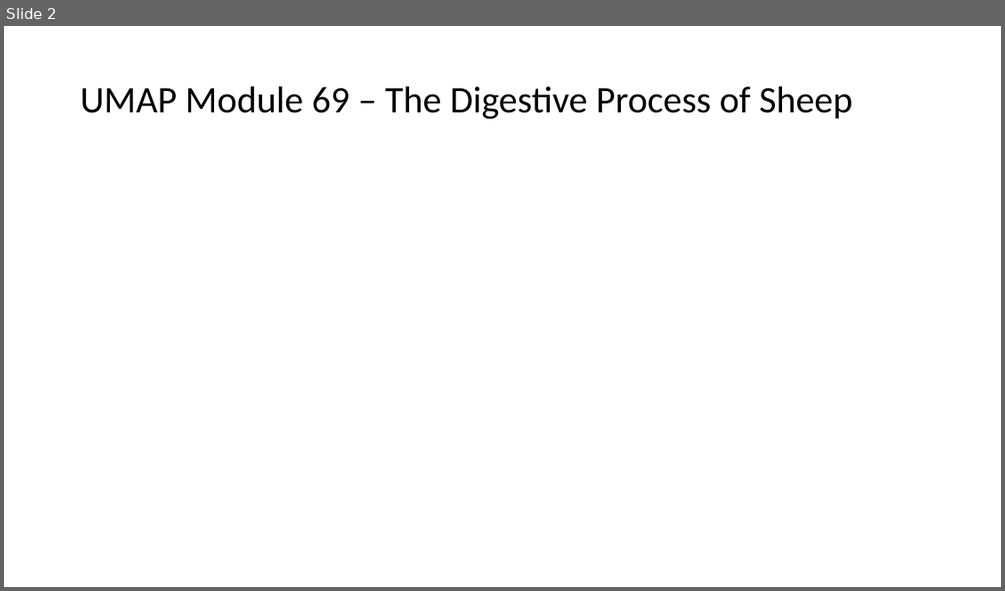
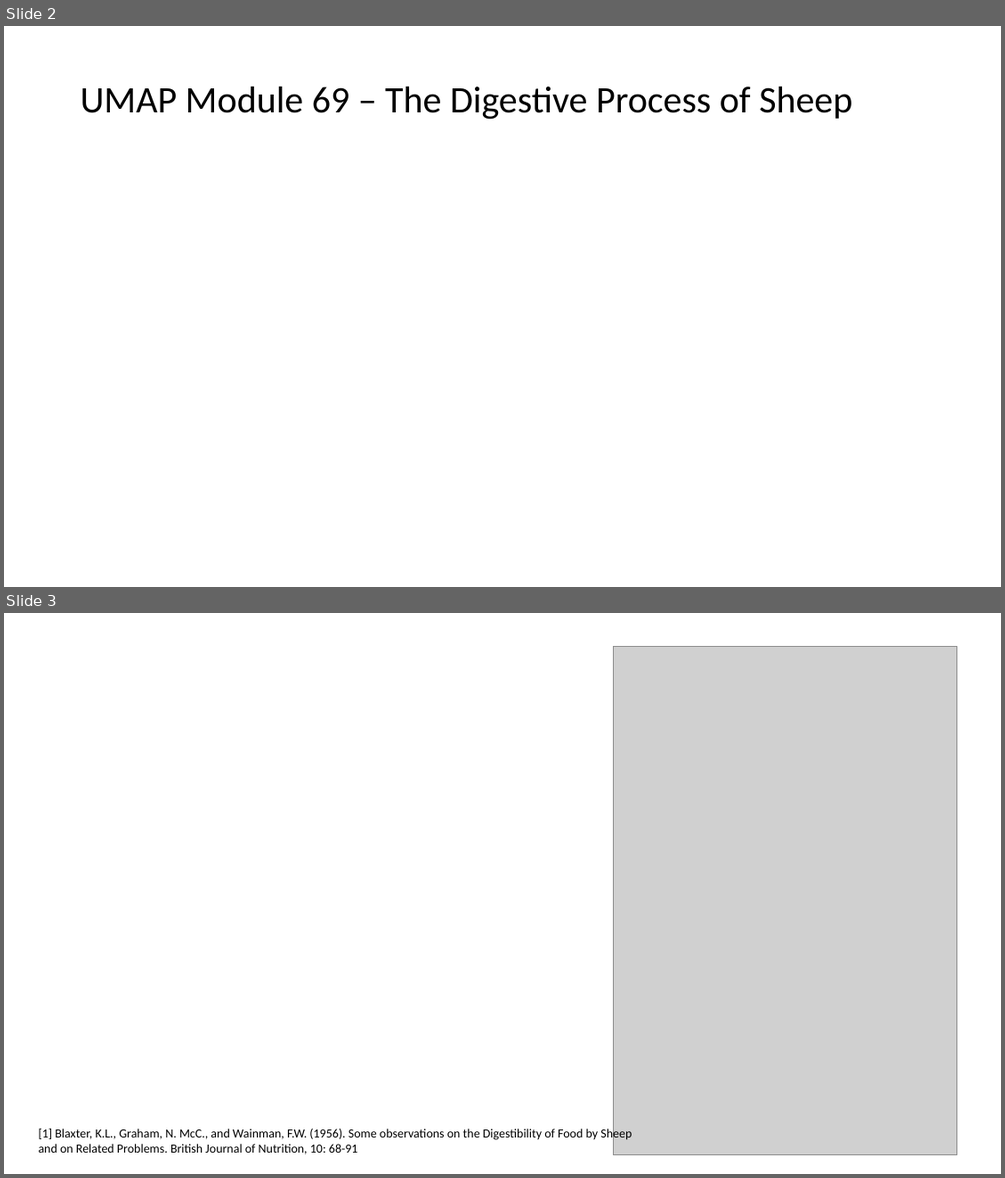
Before and after one commit to dbouquin/DATA_609_final, a slide deck: slides_ch.pptx. Shown one above the other, each under a label of ours: slide 2 before the commit, slides 2 and 3 after it. The pictures are 1005x591 and 1005x1178 pixels, drawn with LibreOffice and Linux fonts; fonts in the diff are those of the drawing; grey boxes stand for pictures. Boxes give left, top, right and bottom in pixels: in the first picture for what was removed or moved away, otherwise in the second. Text is boxed around its words. In the diff, an @@ line names an element or a change of style, - is before the commit and + after.

Commit message:
update

```diff
--- a/slides_ch.pptx
+++ b/slides_ch.pptx
@@ slide 3 added at box(4, 613, 1001, 1174), background #FFFFFF @@
@@ picture added at box(614, 646, 957, 1155) @@
@@ text added at box(39, 1127, 631, 1154), 12 pt, text #000000 @@
+[1] Blaxter, K.L., Graham, N. McC., and Wainman, F.W. (1956). Some observations on the Digestibility of Food by Sheep and on Related Problems. British Journal of Nutrition, 10: 68-91
```
Also in this commit, not shown: 1 slide removed.
